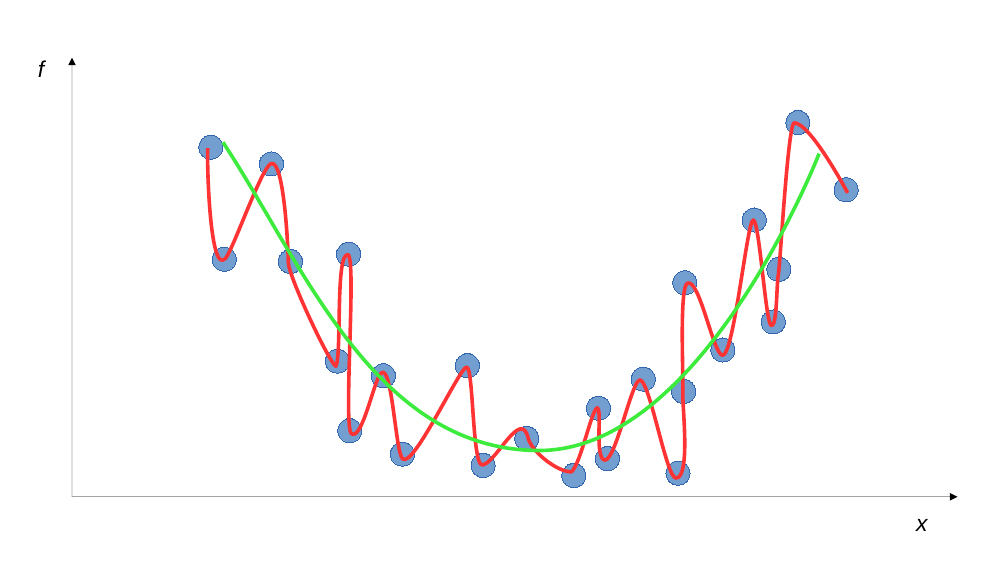
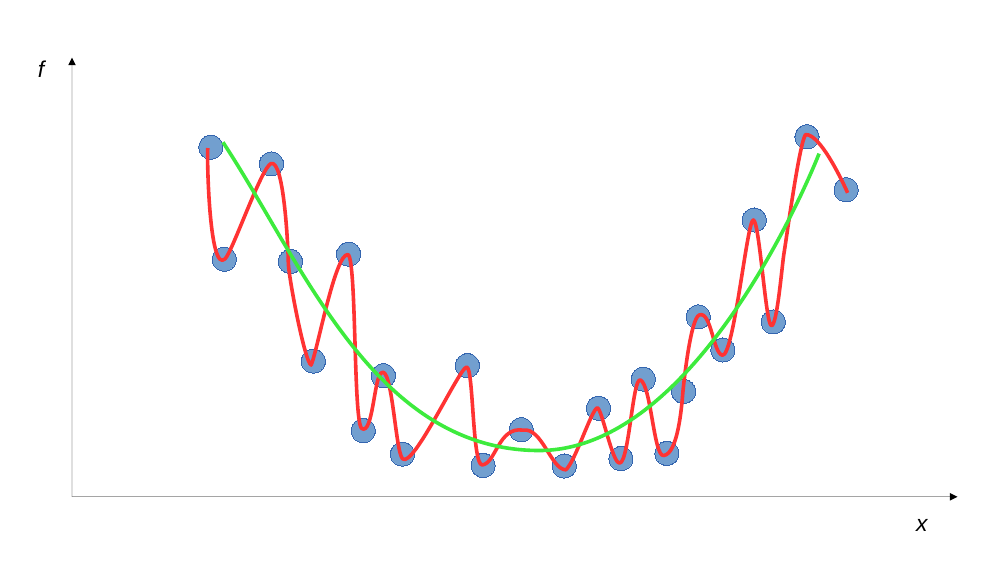
Before and after one commit to air-labs/AIML, a slide deck: slide 8 of Presentation.odp. Drawn at 1008x567 pixels with LibreOffice and Linux fonts; fonts in the diff are those of the drawing. Boxes give left, top, right and bottom in pixels: in the first picture for what was removed or moved away, otherwise in the second. Text is boxed around its words. In the diff, an @@ line names an element or a change of style, - is before the commit and + after.

```diff
--- a/Presentation.odp
+++ b/Presentation.odp
@@ freeform shape resized from (x1=208, y1=123, x2=848, y2=478) to (x1=208, y1=134, x2=848, y2=470) @@
@@ ellipse moved from (x1=787, y1=111, x2=810, y2=134) to (x1=795, y1=124, x2=819, y2=148) @@
@@ ellipse removed at (x1=767, y1=257, x2=791, y2=281) @@
@@ ellipse moved from (x1=673, y1=271, x2=697, y2=295) to (x1=687, y1=305, x2=711, y2=328) @@
@@ ellipse moved from (x1=326, y1=349, x2=349, y2=373) to (x1=302, y1=349, x2=326, y2=373) @@
@@ ellipse moved from (x1=338, y1=419, x2=361, y2=443) to (x1=351, y1=419, x2=375, y2=443) @@
@@ ellipse moved from (x1=515, y1=426, x2=539, y2=450) to (x1=509, y1=418, x2=533, y2=442) @@
@@ ellipse moved from (x1=595, y1=446, x2=619, y2=470) to (x1=609, y1=446, x2=633, y2=470) @@
@@ ellipse moved from (x1=666, y1=461, x2=690, y2=485) to (x1=655, y1=442, x2=679, y2=466) @@
@@ ellipse moved from (x1=562, y1=464, x2=585, y2=488) to (x1=552, y1=455, x2=576, y2=478) @@
```
Also in this commit, not shown: 13 other files.
